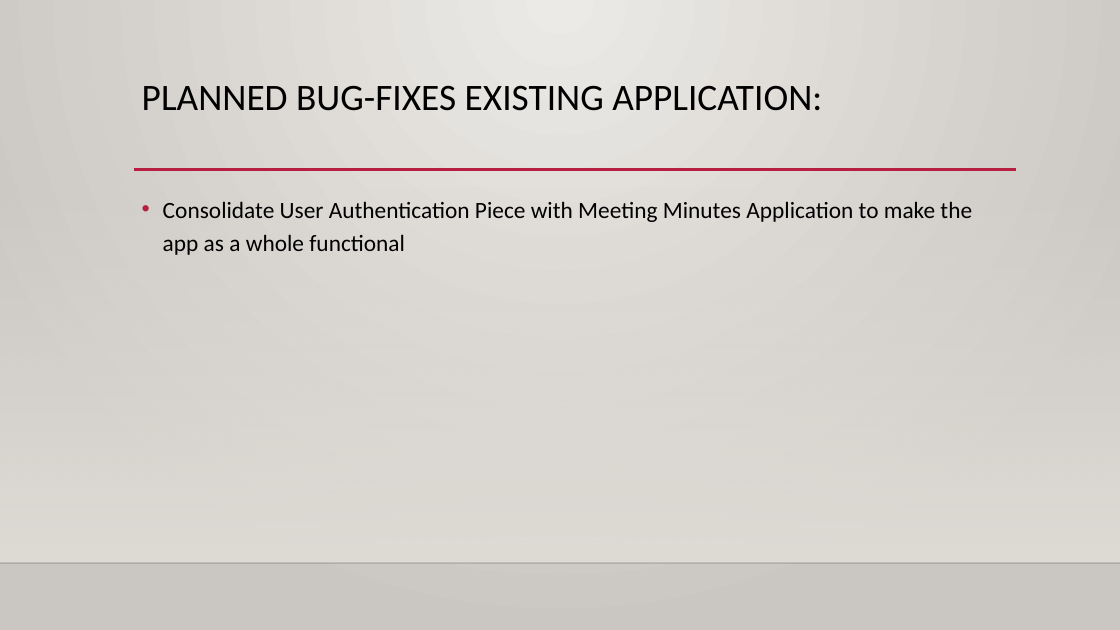
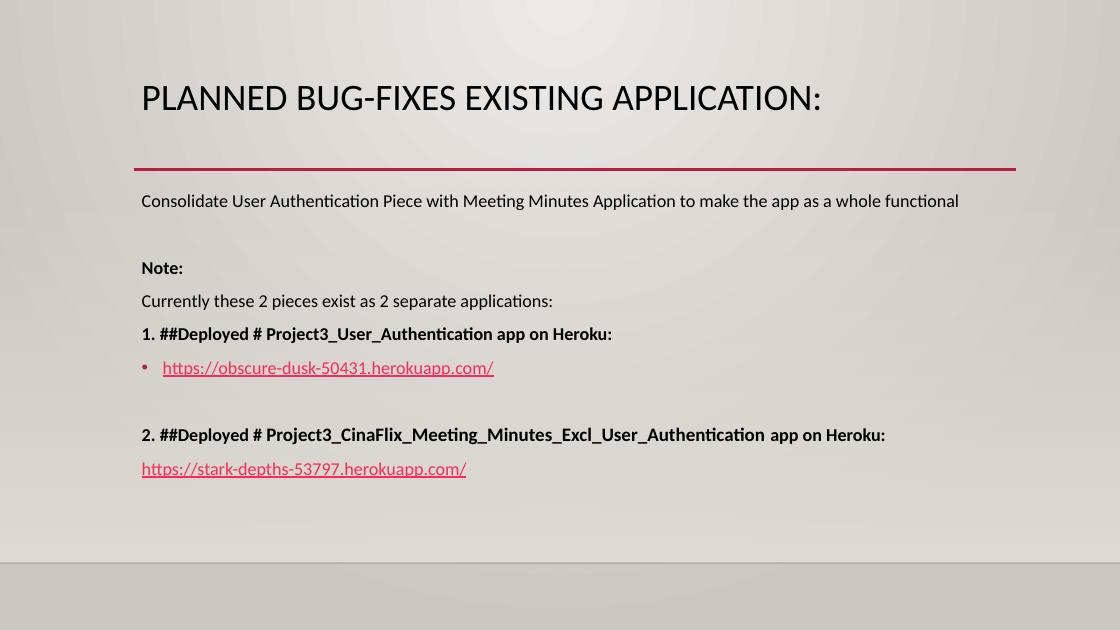
Before and after one commit to nsoeltan/CinaFlix_Meeting_Minutes_App_Project3, a slide deck: slide 4 of design/CinaFlix_Meeting_Minutes_Application_Project3_Presentation_Nafisa_Soeltan.pptx. Drawn at 1120x630 pixels with LibreOffice and Linux fonts; fonts in the diff are those of the drawing; background and template pictures are left out. Boxes give left, top, right and bottom in pixels: in the first picture for what was removed or moved away, otherwise in the second. Text is boxed around its words. In the diff, an @@ line names an element or a change of style, - is before the commit and + after.

Commit message:
Added Updated Presentation

```diff
--- a/design/CinaFlix_Meeting_Minutes_Application_Project3_Presentation_Nafisa_Soeltan.pptx
+++ b/design/CinaFlix_Meeting_Minutes_Application_Project3_Presentation_Nafisa_Soeltan.pptx
@@ text at <box>142,194,959,210</box>: size 20 to 15.5 pt in "Consolidate User Authentication Piece with Meeting Minutes ..."; bullet • to none; line spacing 1.2 to 1 @@
@@ text at <box>142,262,886,478</box>: paragraphs added @@
+Note:
+Currently these 2 pieces exist as 2 separate applications:
+1. ##Deployed # Project3_User_Authentication app on Heroku:
+• https://obscure-dusk-50431.herokuapp.com/
+2. ##Deployed # Project3_CinaFlix_Meeting_Minutes_Excl_User_Authentication app on Heroku:
+https://stark-depths-53797.herokuapp.com/
```
Also in this commit, not shown: 5 other slides changed, 3 other files.
